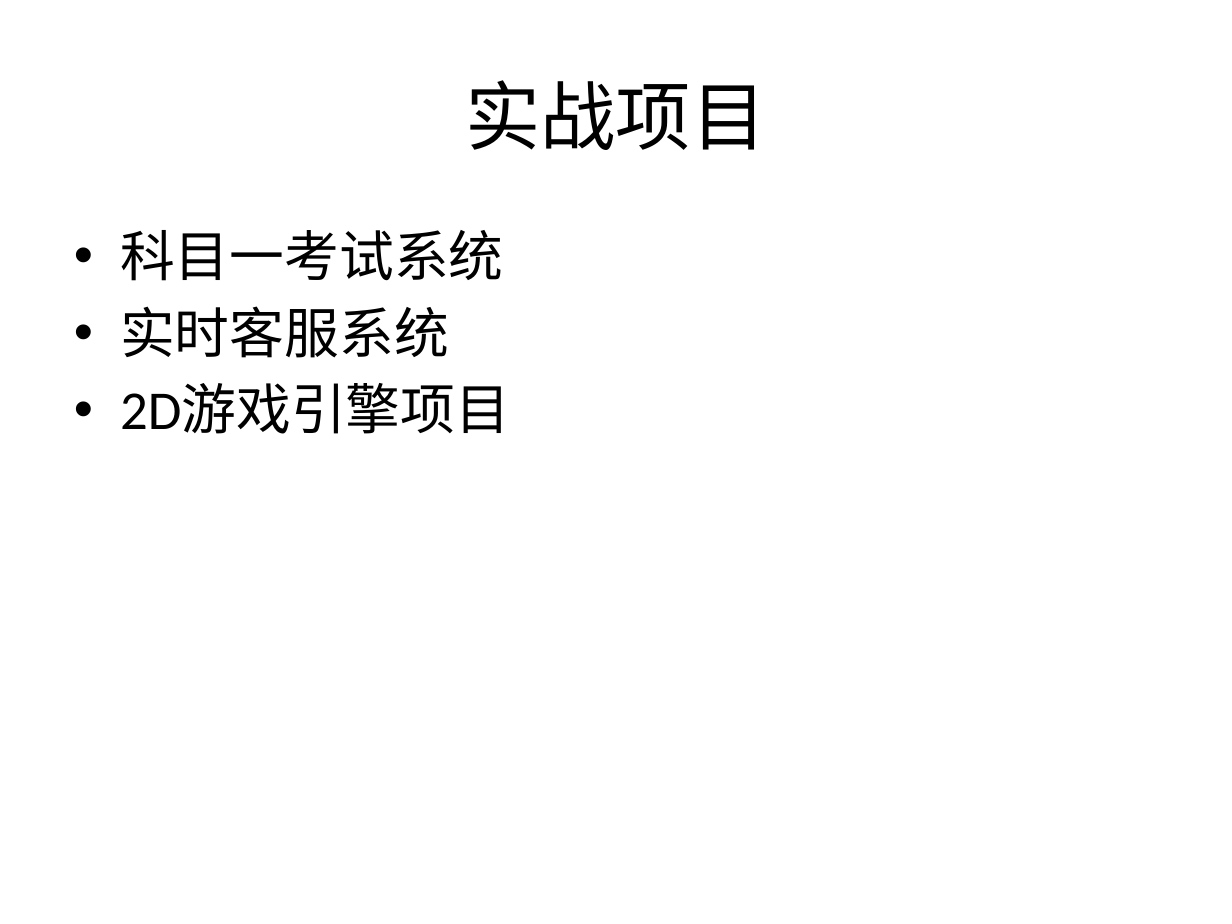
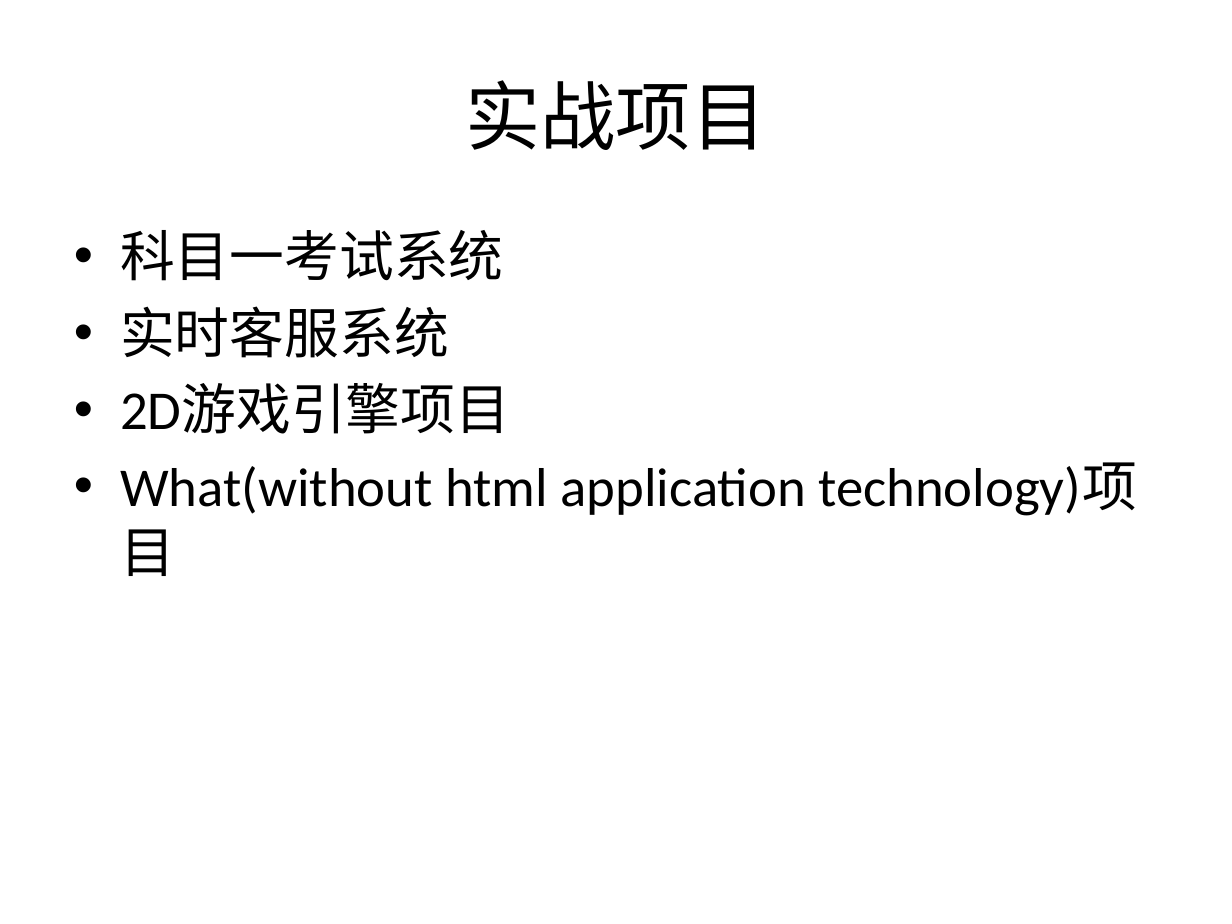
Before and after one commit to plter/HTML5Course20160612, a slide deck: slide 80 of Web前端教学记录.pptx. Drawn at 1232x924 pixels with LibreOffice and Linux fonts; fonts in the diff are those of the drawing. Boxes give left, top, right and bottom in pixels: in the first picture for what was removed or moved away, otherwise in the second. Text is boxed around its words. In the diff, an @@ line names an element or a change of style, - is before the commit and + after.

```diff
--- a/Web前端教学记录.pptx
+++ b/Web前端教学记录.pptx
@@ text at <box>120,462,1137,576</box>: paragraph added @@
+• What(without html application technology)项目
```
Also in this commit, not shown: 51 other files.
